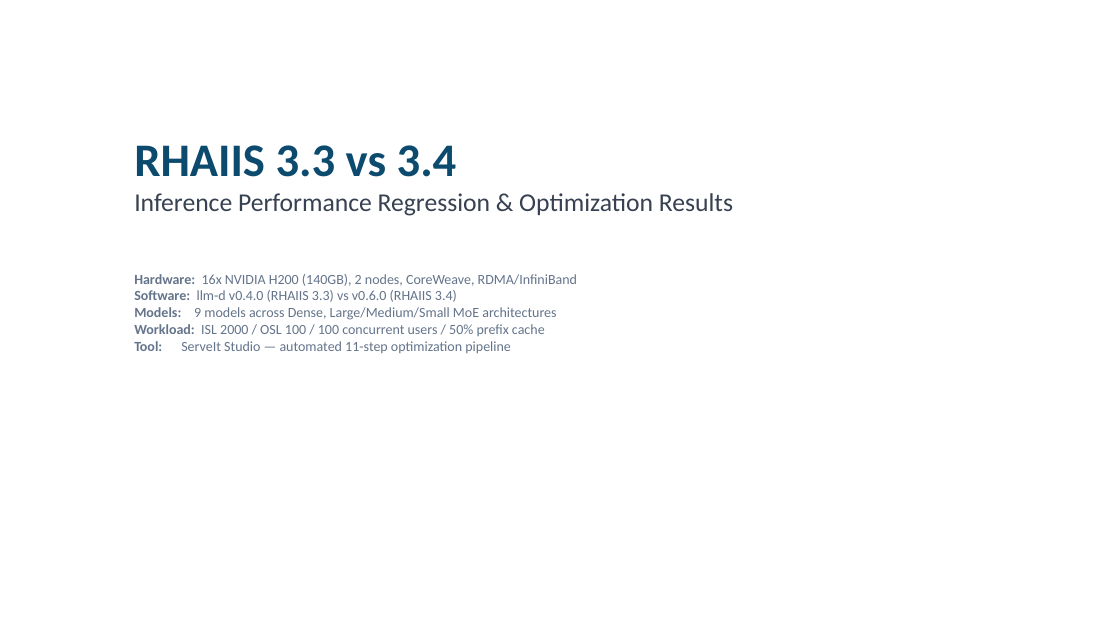
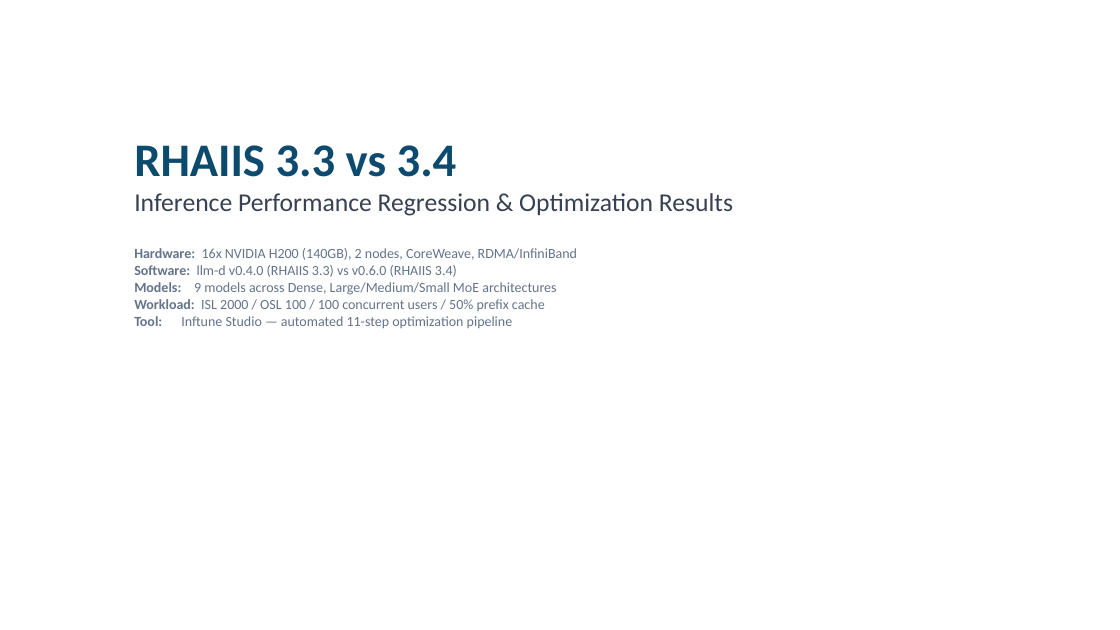
Before and after one commit to openshift-psap/serveit-studio, a slide deck: slide 1 of docs/rhaiis-3.3-vs-3.4-final.pptx. Drawn at 1120x630 pixels with LibreOffice and Linux fonts; fonts in the diff are those of the drawing. Boxes give left, top, right and bottom in pixels: in the first picture for what was removed or moved away, otherwise in the second. Text is boxed around its words. In the diff, an @@ line names an element or a change of style, - is before the commit and + after.

```diff
--- a/docs/rhaiis-3.3-vs-3.4-final.pptx
+++ b/docs/rhaiis-3.3-vs-3.4-final.pptx
@@ text at bbox=[134, 248, 577, 260]: more space between paragraphs @@
@@ text at bbox=[134, 316, 513, 328]: text changed @@
-Tool: ServeIt Studio — automated 11-step optimization pipeline
+Tool: Inftune Studio — automated 11-step optimization pipeline
```
Also in this commit, not shown: 7 other slides changed.
